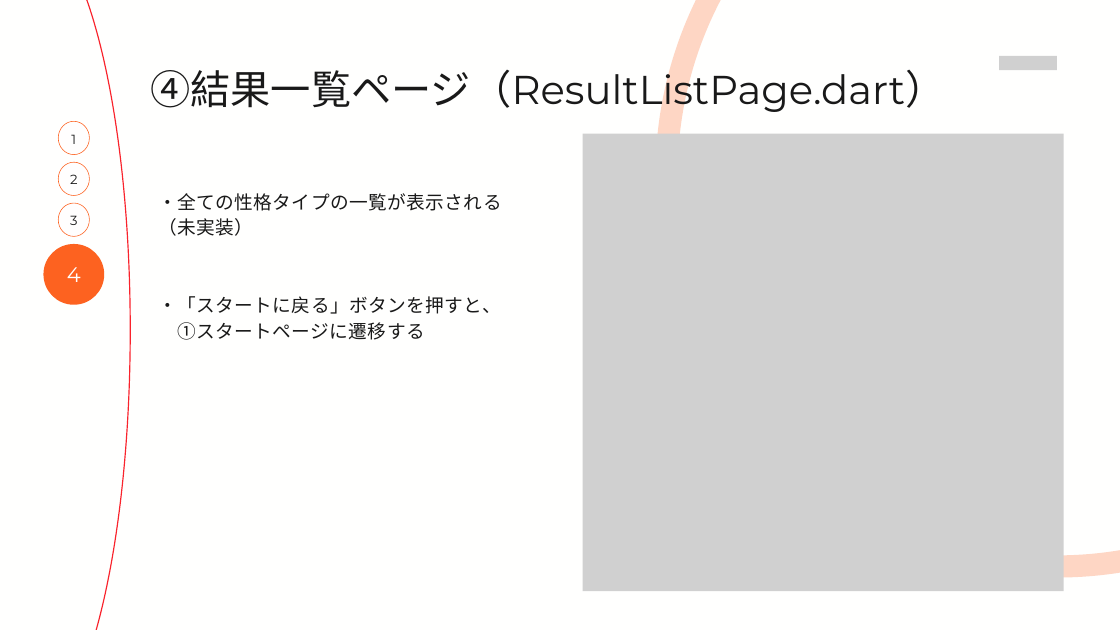
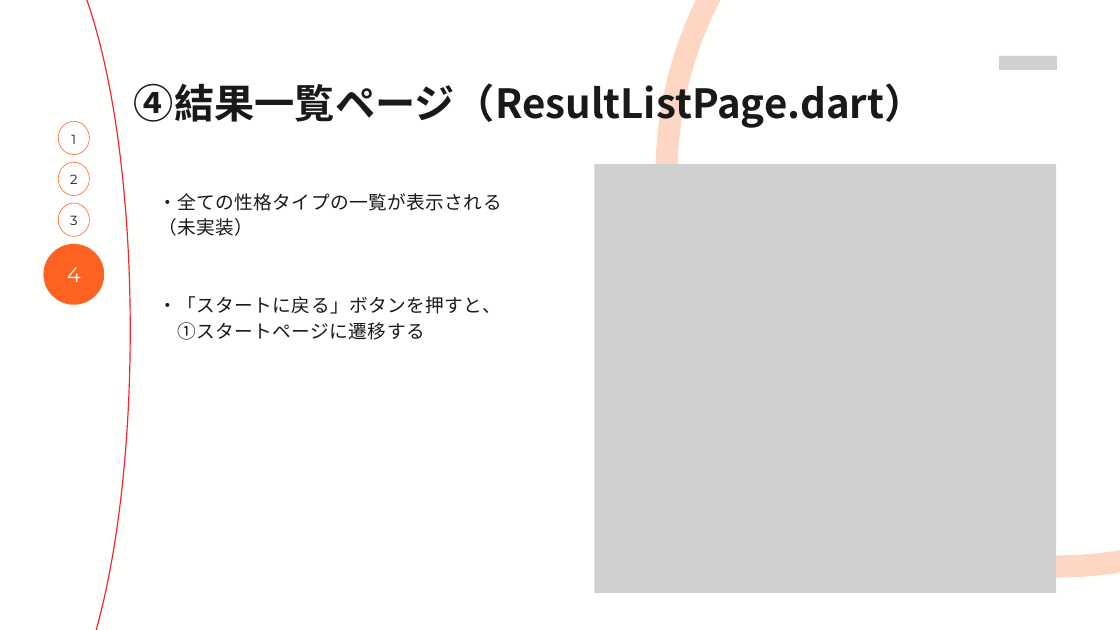
Before and after one commit to runam00/flutterMock, a slide deck: slide 13 of プレゼン資料.pptx (slide 7 before the commit). Drawn at 1120x630 pixels with LibreOffice and Linux fonts; fonts in the diff are those of the drawing; grey boxes stand for pictures. Boxes give left, top, right and bottom in pixels: in the first picture for what was removed or moved away, otherwise in the second. Text is boxed around its words. In the diff, an @@ line names an element or a change of style, - is before the commit and + after.

```diff
--- a/プレゼン資料.pptx
+++ b/プレゼン資料.pptx
@@ text "④結果一覧ページ（ResultListPage.dart）": place and size @@
-text "④結果一覧ページ（ResultListPage.dart）" at bbox=[150, 63, 945, 115]
+text "④結果一覧ページ（ResultListPage.dart）" at bbox=[134, 77, 925, 129]
@@ text "④結果一覧ページ（ResultListPage.dart）" at bbox=[134, 77, 925, 129]: font Montserrat to Noto Sans CJK JP, bold on @@
@@ picture: place and size @@
-picture at bbox=[582, 134, 1063, 591]
+picture at bbox=[595, 164, 1056, 593]
```
Also in this commit, not shown: 6 other slides changed, 8 slides added.
